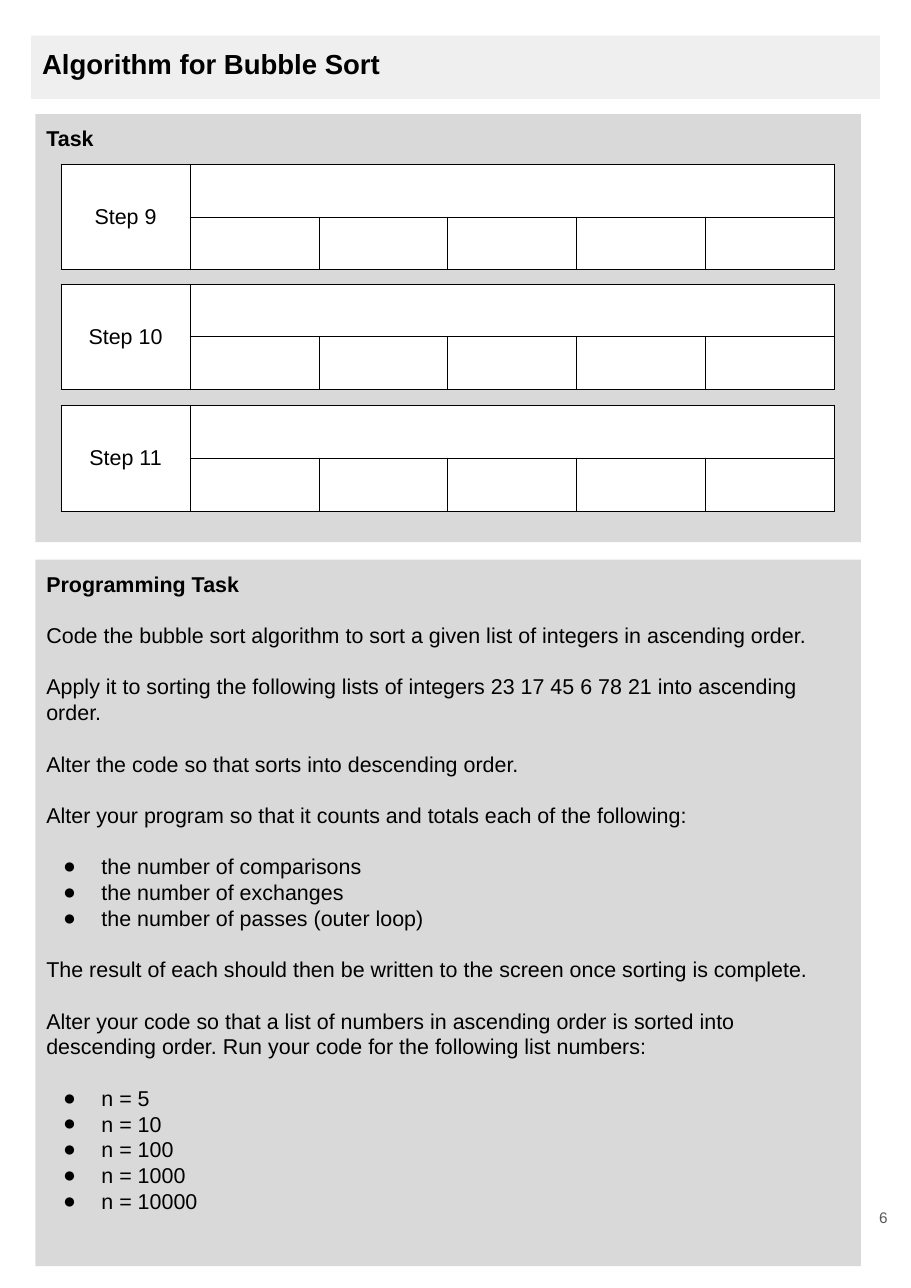
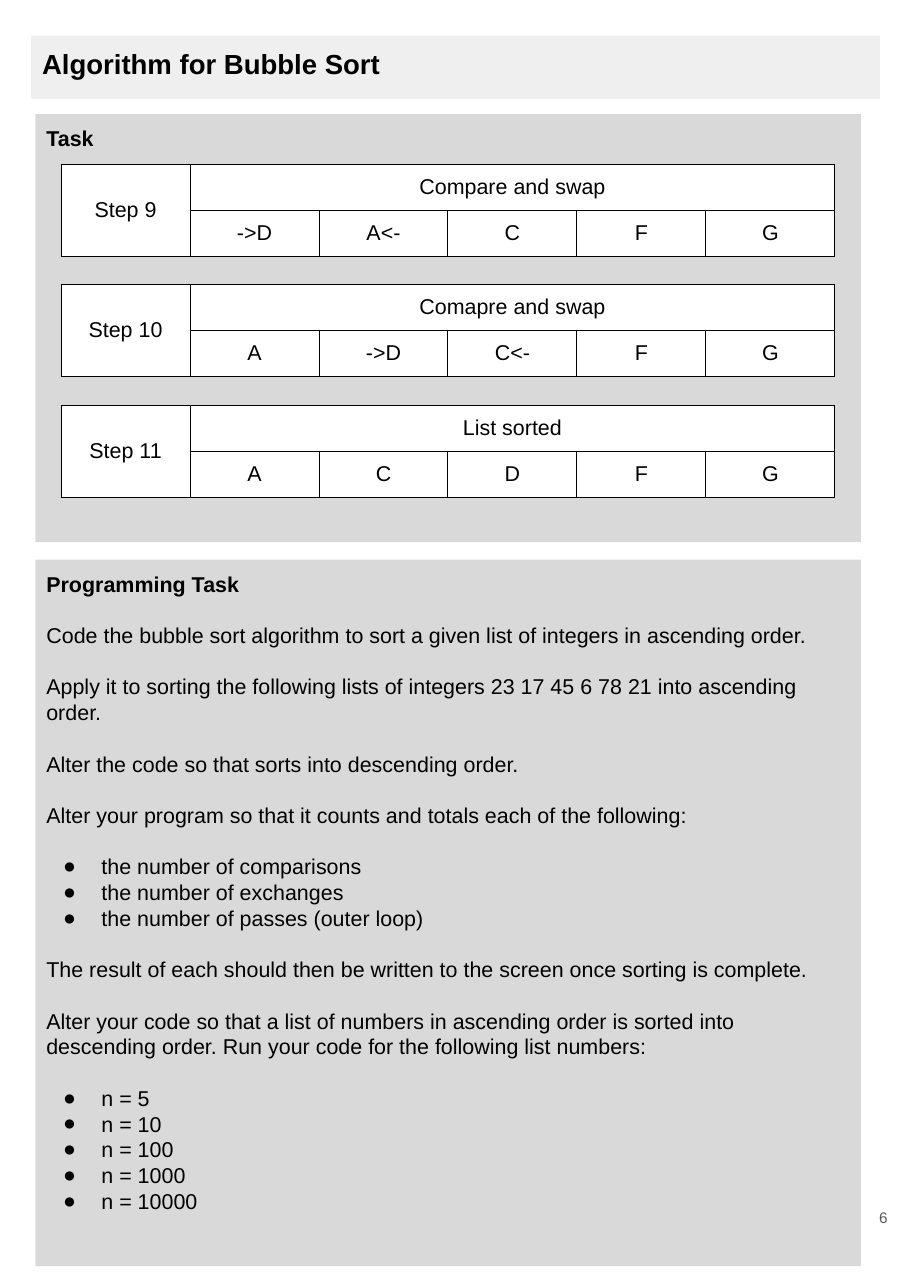
Before and after one commit to Ice424/CS-ALevel, a slide deck: slide 6 of python/Sorting Algorithms/V2.0 4.3.5 Sorting Algorithms.pptx. Drawn at 911x1288 pixels with LibreOffice and Linux fonts; fonts in the diff are those of the drawing. Boxes give left, top, right and bottom in pixels: in the first picture for what was removed or moved away, otherwise in the second. Text is boxed around its words. In the diff, an @@ line names an element or a change of style, - is before the commit and + after.

```diff
--- a/python/Sorting Algorithms/V2.0 4.3.5 Sorting Algorithms.pptx
+++ b/python/Sorting Algorithms/V2.0 4.3.5 Sorting Algorithms.pptx
@@ table at (61, 164, 834, 525) @@
-row 1, column 2: 
+row 1, column 2: Compare and swap
-row 2:  |  |  |  |  | 
+row 2:  | ->D | A<- | C | F | G
@@ table at (61, 284, 834, 646) @@
-row 1, column 2: 
+row 1, column 2: Comapre and swap
-row 2:  |  |  |  |  | 
+row 2:  | A | ->D | C<- | F | G
@@ table at (61, 405, 834, 767) @@
-row 1, column 2: 
+row 1, column 2: List sorted
-row 2:  |  |  |  |  | 
+row 2:  | A | C | D | F | G
```
Also in this commit, not shown: 3 other slides changed, 2 other files.
